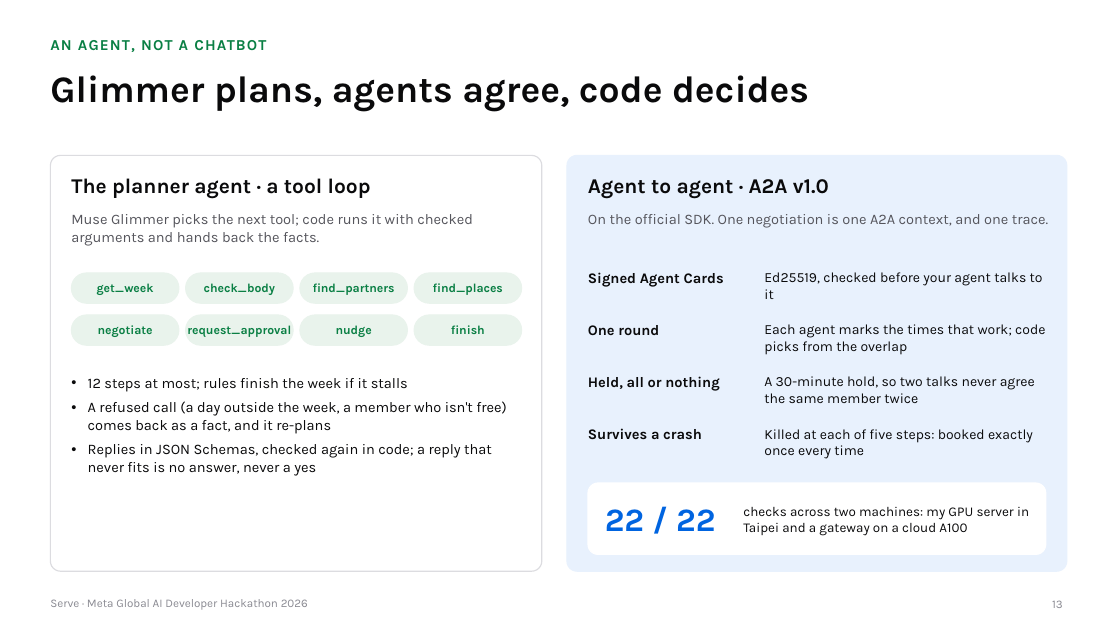
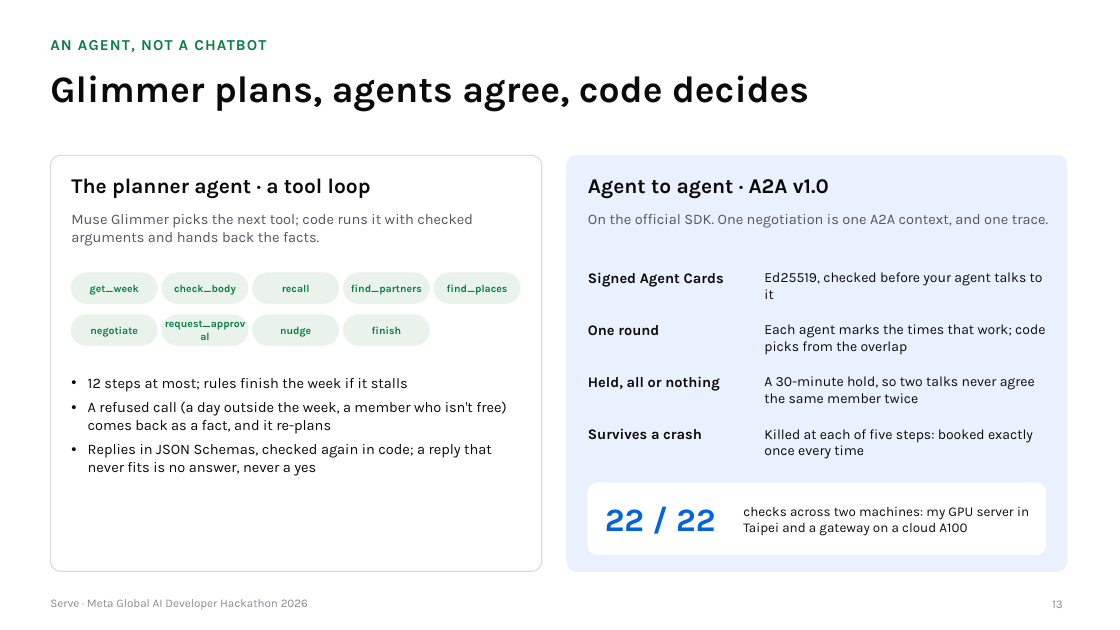
Before and after one commit to gino6178/serve-meta-hackathon, a slide deck: slide 13 of video/deck/Serve_Meta_deck.pptx. Drawn at 1120x630 pixels with LibreOffice and Linux fonts; fonts in the diff are those of the drawing. Boxes give left, top, right and bottom in pixels: in the first picture for what was removed or moved away, otherwise in the second. Text is boxed around its words. In the diff, an @@ line names an element or a change of style, - is before the commit and + after.

```diff
--- a/video/deck/Serve_Meta_deck.pptx
+++ b/video/deck/Serve_Meta_deck.pptx
@@ rounded rectangle: place and size @@
-rounded rectangle at <box>71,273,179,303</box>
+rounded rectangle at <box>71,273,157,303</box>
@@ text "check_body": place and size @@
-text "check_body" at <box>204,283,275,295</box>
+text "check_body" at <box>174,285,236,295</box>
@@ rounded rectangle: place and size @@
-rounded rectangle at <box>186,273,293,303</box>
+rounded rectangle at <box>162,273,248,303</box>
@@ rounded rectangle added at <box>253,273,339,303</box>, fill #E9F3EC, outline #E9F3EC 1 pt @@
@@ text added at <box>282,284,310,292</box>, 9 pt, text #0A7F44, bold @@
+recall
@@ text "find_partners": place and size @@
-text "find_partners" at <box>313,283,395,295</box>
+text "find_partners" at <box>351,284,422,295</box>
@@ rounded rectangle: place and size @@
-rounded rectangle at <box>300,273,408,303</box>
+rounded rectangle at <box>344,273,429,303</box>
@@ text "find_places": place and size @@
-text "find_places" at <box>433,283,503,295</box>
+text "find_places" at <box>447,284,508,295</box>
@@ rounded rectangle: place and size @@
-rounded rectangle at <box>414,273,522,303</box>
+rounded rectangle at <box>434,273,520,303</box>
@@ rounded rectangle: place and size @@
-rounded rectangle at <box>71,315,179,345</box>
+rounded rectangle at <box>71,315,157,345</box>
@@ text "request_approval": place and size @@
-text "request_approval" at <box>187,325,291,337</box>
+text "request_approval" at <box>165,320,246,330</box>
@@ rounded rectangle: place and size @@
-rounded rectangle at <box>186,315,293,345</box>
+rounded rectangle at <box>162,315,248,345</box>
@@ text "nudge": place and size @@
-text "nudge" at <box>336,325,372,337</box>
+text "nudge" at <box>280,327,311,337</box>
@@ rounded rectangle: place and size @@
-rounded rectangle at <box>414,315,522,345</box>
+rounded rectangle at <box>253,315,339,345</box>
@@ size 10.5 to 9 pt in 8 elements at <box>447,284,508,295</box>, <box>90,285,139,295</box>, <box>90,326,138,337</box>, <box>351,284,422,295</box>, <box>165,320,246,330</box>, <box>174,285,236,295</box>, <box>280,327,311,337</box>, <box>372,326,401,334</box> @@
@@ text "finish": place and size @@
-text "finish" at <box>451,325,485,334</box>
+text "finish" at <box>372,326,401,334</box>
@@ rounded rectangle: place and size @@
-rounded rectangle at <box>300,315,408,345</box>
+rounded rectangle at <box>344,315,429,345</box>
```
Also in this commit, not shown: 10 other slides changed, 4 other files.
